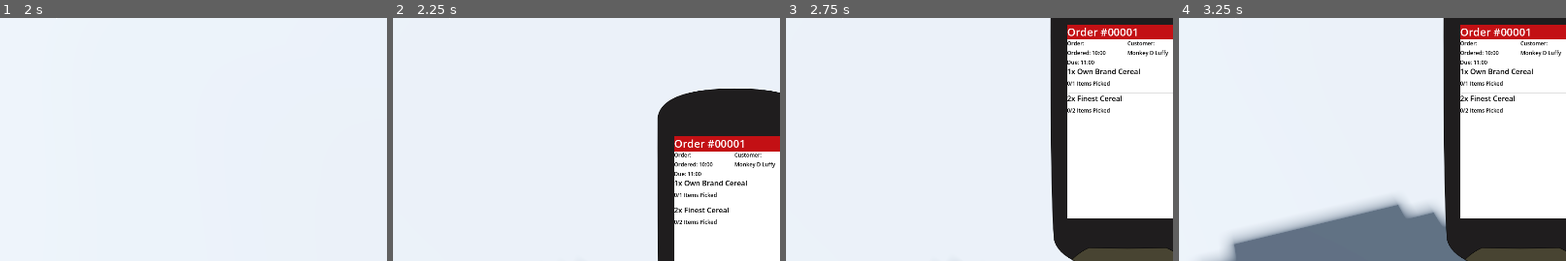
Above: before the commit, frames 1-4 (left to right).
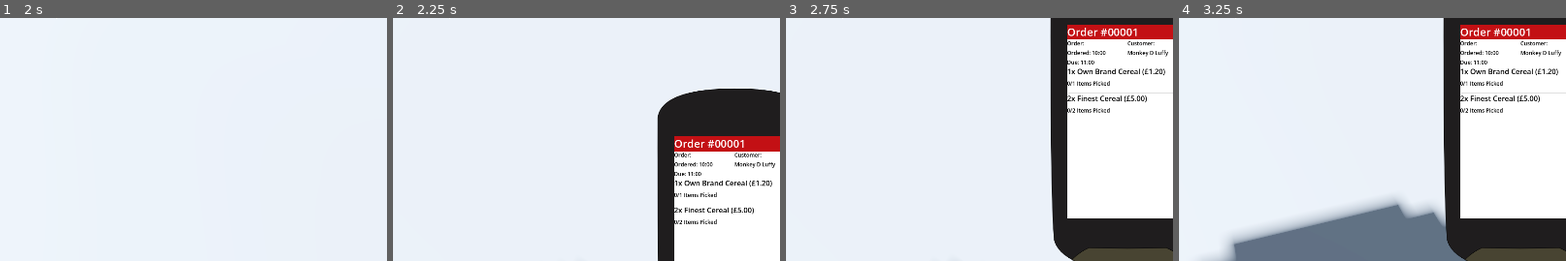
Above: after the commit, the same moments.

Repository: Allus-Interactive/speedy-shopper
Game: Godot game, scene res://game/world/shop/shop.tscn
Two runs of this game, one before a commit and one after it. Both use one fixed random seed, a clock stepped at 60 frames per second and the inputs below.
Inputs (mouse positions are % of the whole screen's width and height, from its top left):
- Up to frame 1 (2 s): tap Enter at 0.5 s; move the mouse to (72, 45) at 0.52 s; hold D (product_rotate_right) 0.53-1.28 s; tap E (interact) at 0.6 s; click (72, 45) at 0.67 s; move the mouse to (45, 50) at 1.27 s; hold W (forwards) from 1.28 s (still down); tap R (replace) at 1.35 s
- Up to frame 2 (2.25 s): keep holding W (forwards); tap Space at 2 s; move the mouse to (52, 48) at 2.02 s; tap T (toggle_scanner) at 2.1 s
- Up to frame 3 (2.75 s): keep holding W (forwards)
- Up to frame 4 (3.25 s): keep holding W (forwards); move the mouse to (49, 52) at 2.77 s; tap E (interact) at 2.85 s; click (49, 52) at 2.92 s
The pictures show only the part of the screen within x 43-93%, y 50-100%; the shares and areas given below are measured in that part.

Frame 1 is identical in both runs. In frame 2, 0.2% of the frame differs, in the area x 87-98%, y 66-81%; in frame 3, 0.2%, in the area x 87-98%, y 20-35%; in frame 4, 0.2%.

Commit message:
added price to item label

Diff:
--- a/godot-project/game/ui/scanner/item_label/item_label.gd
+++ b/godot-project/game/ui/scanner/item_label/item_label.gd
@@ -9,11 +9,17 @@
 func _ready() -> void:
 	pass
 
-func populate_data(product_name: String, required_qty: int, scanned_qty: int) -> void:
-	product_label.text = str(required_qty) + "x " + product_name
+func populate_data(product_name: String, required_qty: int, scanned_qty: int, price: float) -> void:
+	product_label.text = str(required_qty) + "x " + product_name + calculate_price(price, required_qty)
 	quantity_label.text = "%d/%d Items Picked" % [scanned_qty, required_qty]
 
 	if scanned_qty >= required_qty:
 		label_background.color = Color.GRAY
 	else:
 		label_background.color = Color.WHITE
+
+func calculate_price(price: float, required_qty: int) -> String:
+	var total_price = price * required_qty
+	var formatted_price = "%0.2f" % total_price
+	var price_string = " (£" + formatted_price + ")"
+	return price_string
--- a/godot-project/game/ui/scanner/item_label/item_label.tscn
+++ b/godot-project/game/ui/scanner/item_label/item_label.tscn
@@ -19,7 +19,7 @@
 offset_right = 40.0
 offset_bottom = 23.0
 theme = ExtResource("1_0dti8")
-text = "2x Skimmed Milk"
+text = "2x Skimmed Milk (£2.20)"
 
 [node name="QuantityLabel" type="Label" parent="LabelBackground" unique_id=1619794723]
 custom_minimum_size = Vector2(262, 20)
--- a/godot-project/game/ui/scanner/scanner_ui.gd
+++ b/godot-project/game/ui/scanner/scanner_ui.gd
@@ -127,11 +127,12 @@
 		var item_name: String = item.product_name
 		var required_qty: int = item.required_quantity
 		var scanned_qty: int = item.scanned_quantity
+		var price: float = item.product_price
 
 		# Add label to items list
 		items_list.add_child(row)
 		# populate label data
-		row.populate_data(item_name, required_qty, scanned_qty)
+		row.populate_data(item_name, required_qty, scanned_qty, price)
 
 func _build_available_orders_view() -> void:
 	var orders = TheJobManager.available_orders
